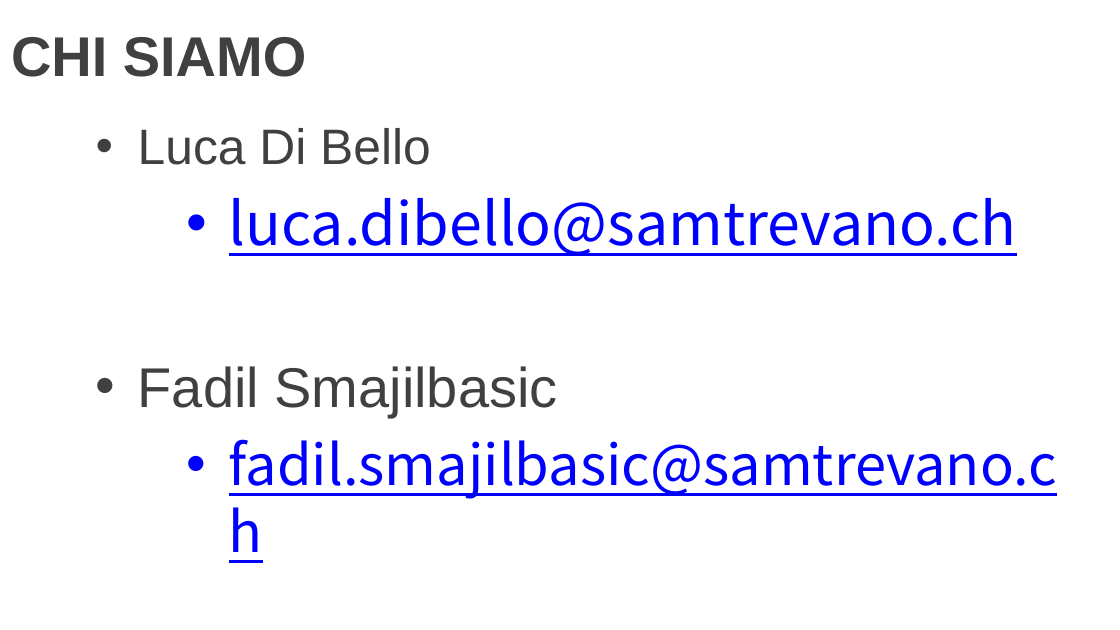
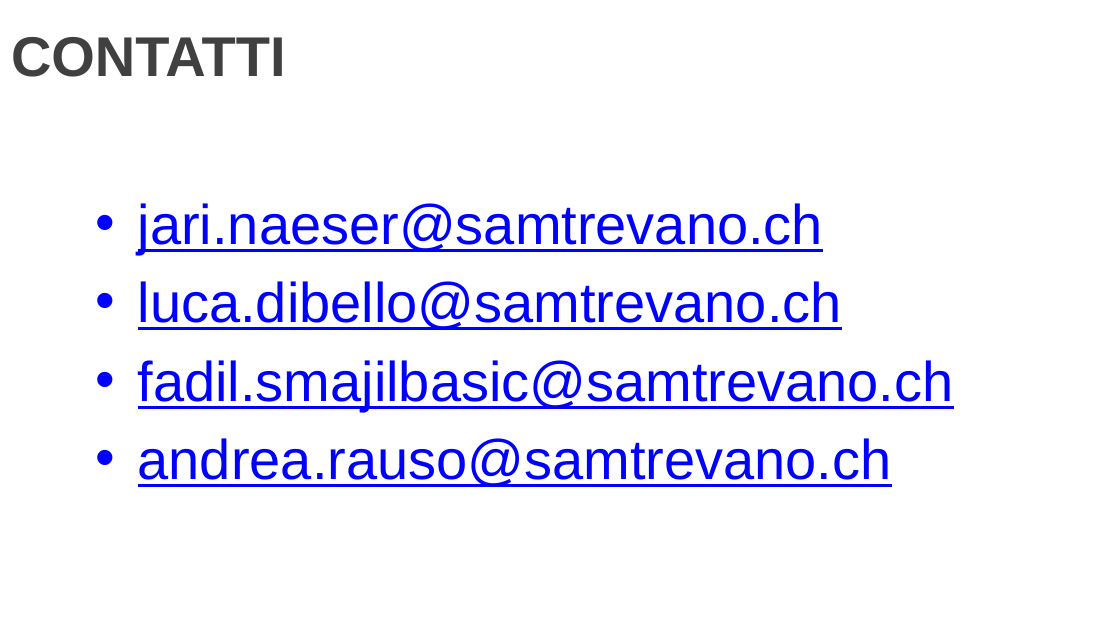
Before and after one commit to LuMug/DroneControlSystem, a slide deck: slide 3 of docs/Presentazione.pptx (slide 2 before the commit). Drawn at 1120x630 pixels with LibreOffice and Linux fonts; fonts in the diff are those of the drawing; background and template pictures are left out. Boxes give left, top, right and bottom in pixels: in the first picture for what was removed or moved away, otherwise in the second. Text is boxed around its words. In the diff, an @@ line names an element or a change of style, - is before the commit and + after.

```diff
--- a/docs/Presentazione.pptx
+++ b/docs/Presentazione.pptx
@@ title at bbox=[11, 37, 286, 77]: text changed @@
-CHI SIAMO
+CONTATTI
@@ text at bbox=[138, 203, 823, 254]: text changed; size 32 to 36 pt; text colour #404040 to #0000FF @@
-• Luca Di Bello
+• jari.naeser@samtrevano.ch
@@ text at bbox=[138, 281, 954, 410]: size 38 to 36 pt in "luca.dibello@samtrevano.ch"; font Noto Sans CJK KR to Arial in "luca.dibello@samtrevano.ch", "fadil.smajilbasic@samtrevano.ch"; list level 2 to 1 in "luca.dibello@samtrevano.ch"; list level 2 to 1 in "fadil.smajilbasic@samtrevano.ch" @@
@@ text at bbox=[138, 366, 558, 417]: paragraph removed @@
-• Fadil Smajilbasic
@@ text at bbox=[138, 438, 892, 487]: paragraph added @@
+• andrea.rauso@samtrevano.ch
```
Also in this commit, not shown: 2 other slides changed, 2 slides added, 1 slide removed.
